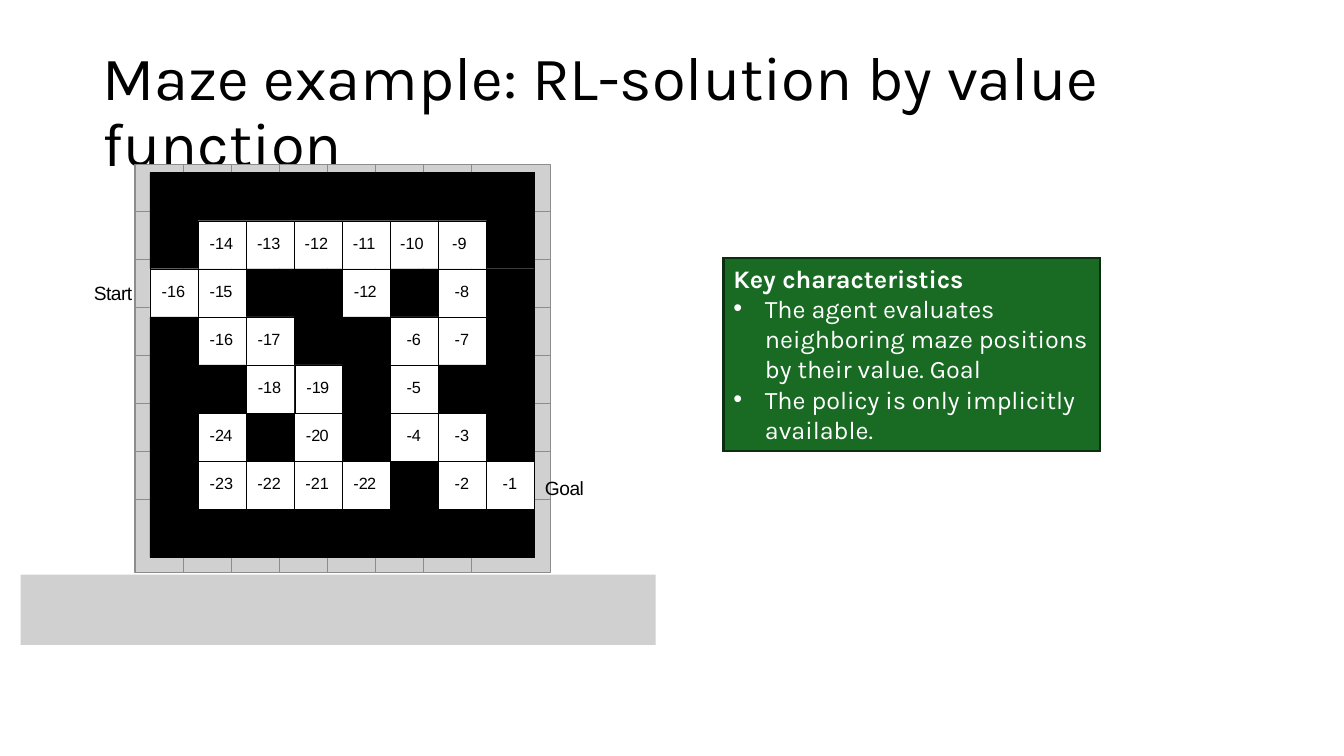
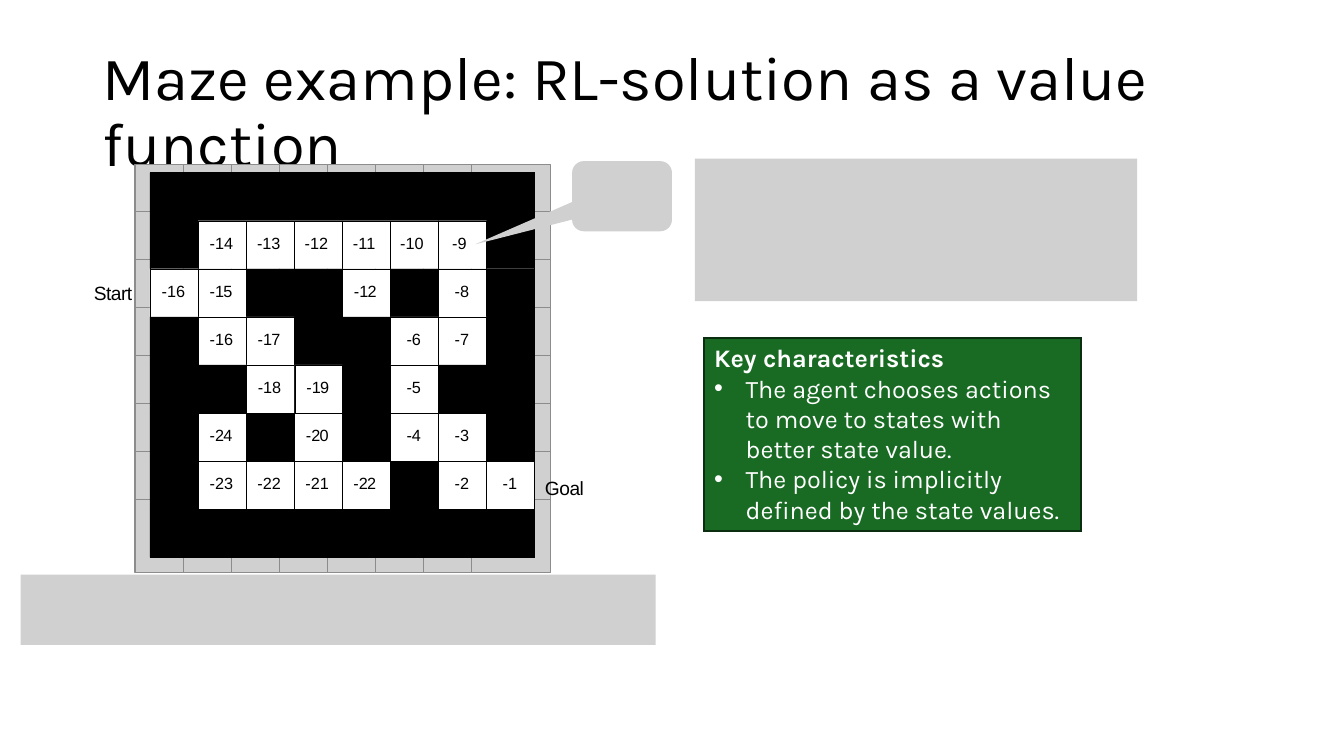
Before and after one commit to mhahsler/Introduction_to_Reinforcement_Learning, a slide deck: slide 29 of slides/Lecture_Chapter01.pptx (slide 40 before the commit). Drawn at 1344x756 pixels with LibreOffice and Linux fonts; fonts in the diff are those of the drawing; grey boxes stand for pictures. Boxes give left, top, right and bottom in pixels: in the first picture for what was removed or moved away, otherwise in the second. Text is boxed around its words. In the diff, an @@ line names an element or a change of style, - is before the commit and + after.

```diff
--- a/slides/Lecture_Chapter01.pptx
+++ b/slides/Lecture_Chapter01.pptx
@@ title at [102, 57, 1148, 181]: text changed @@
-Maze example: RL-solution by value function
+Maze example: RL-solution as a value function
@@ picture added at [573, 161, 673, 232] @@
@@ picture added at [695, 158, 1137, 300] @@
@@ rectangle "Key characteristics": place and size @@
-rectangle "Key characteristics" at [724, 258, 1101, 452]
+rectangle "Key characteristics" at [705, 338, 1082, 531]
@@ text in rectangle at [746, 380, 1059, 525]: text changed @@
-• The agent evaluates neighboring maze positions by their value. Goal
-• The policy is only implicitly available.
+• The agent chooses actions to move to states with better state value.
+• The policy is implicitly defined by the state values.
```
Also in this commit, not shown: 23 other slides changed, 6 slides added, 20 slides removed, 12 other files.
